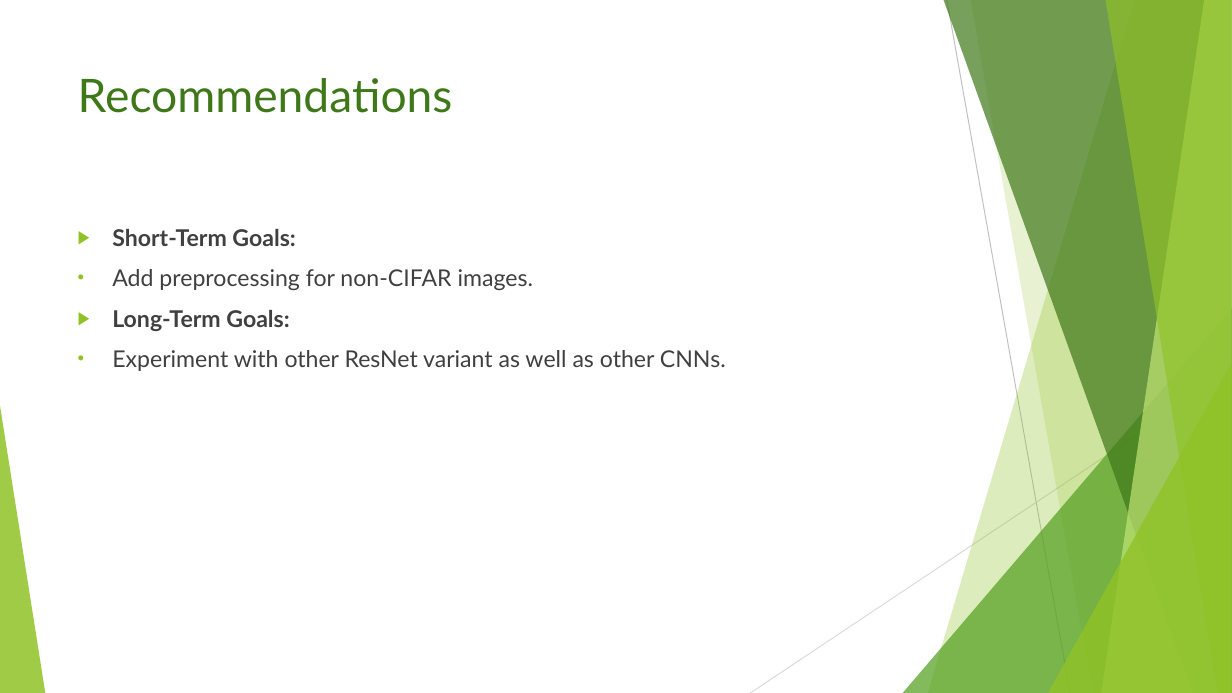
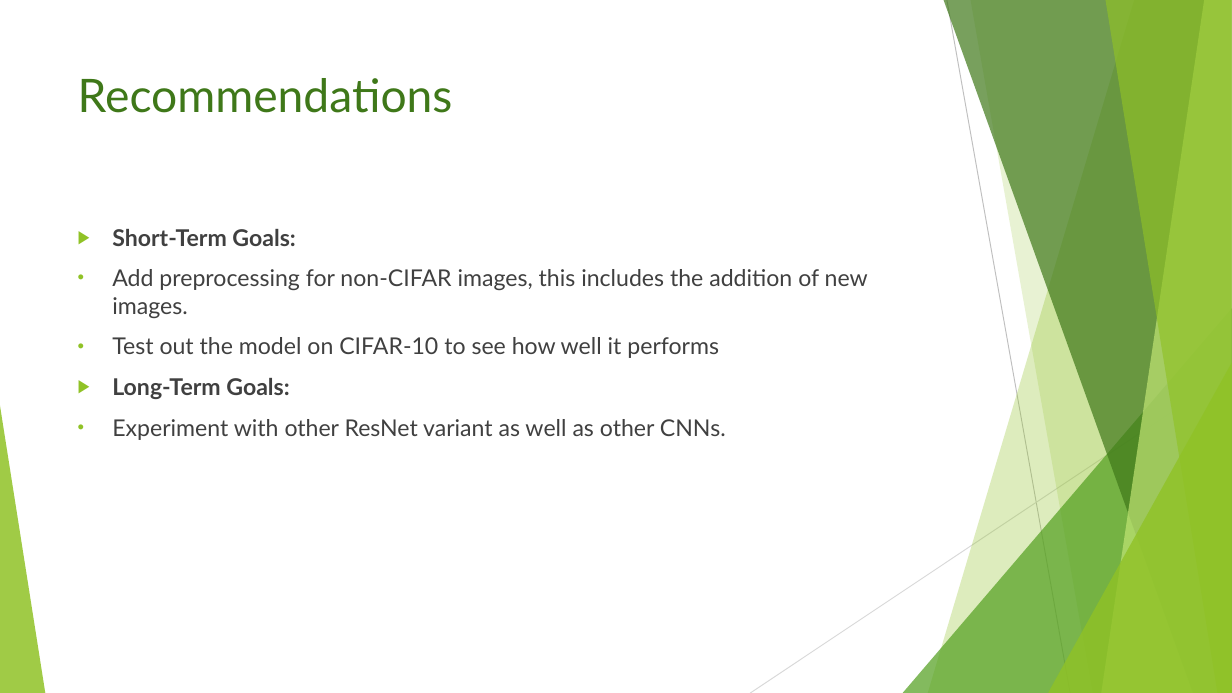
Before and after one commit to georgesylva1/3Signet-Image-classification-task, a slide deck: slide 11 of George Sylva CIFAR-100 Image Classification Web App.pptx. Drawn at 1232x693 pixels with LibreOffice and Linux fonts; fonts in the diff are those of the drawing. Boxes give left, top, right and bottom in pixels: in the first picture for what was removed or moved away, otherwise in the second. Text is boxed around its words. In the diff, an @@ line names an element or a change of style, - is before the commit and + after.

```diff
--- a/George Sylva CIFAR-100 Image Classification Web App.pptx
+++ b/George Sylva CIFAR-100 Image Classification Web App.pptx
@@ text at (112,269,868,358): text changed @@
-• Add preprocessing for non-CIFAR images.
+• Add preprocessing for non-CIFAR images, this includes the addition of new images.
+• Test out the model on CIFAR-10 to see how well it performs
```
Also in this commit, not shown: 3 other slides changed.
